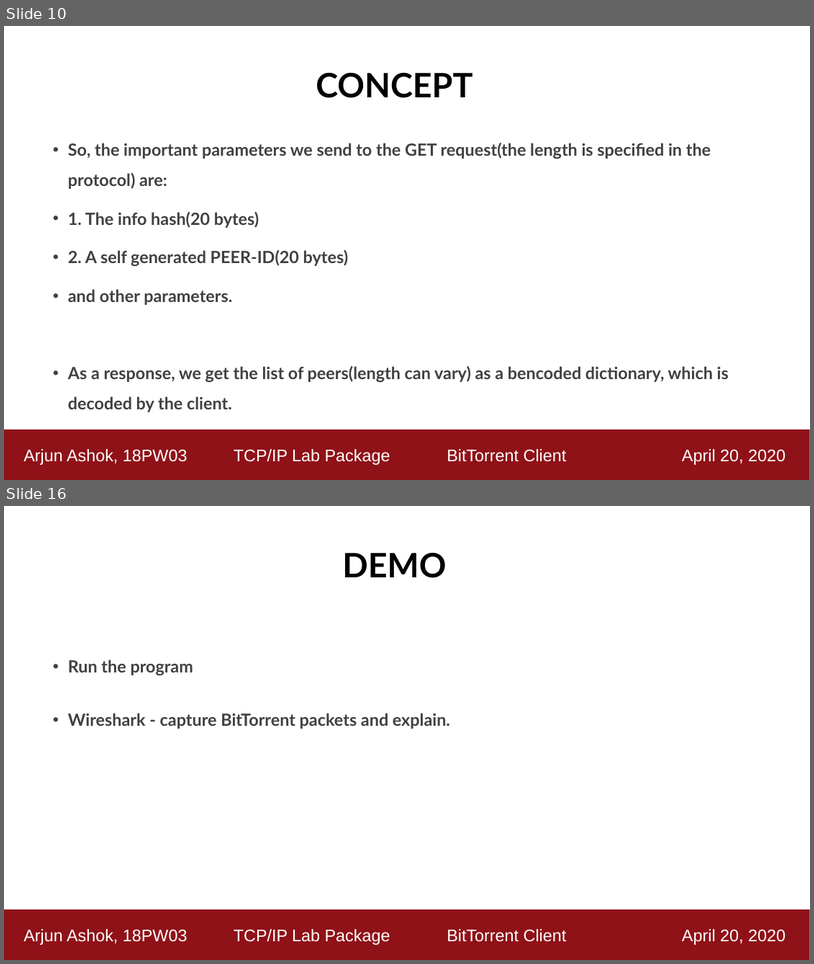
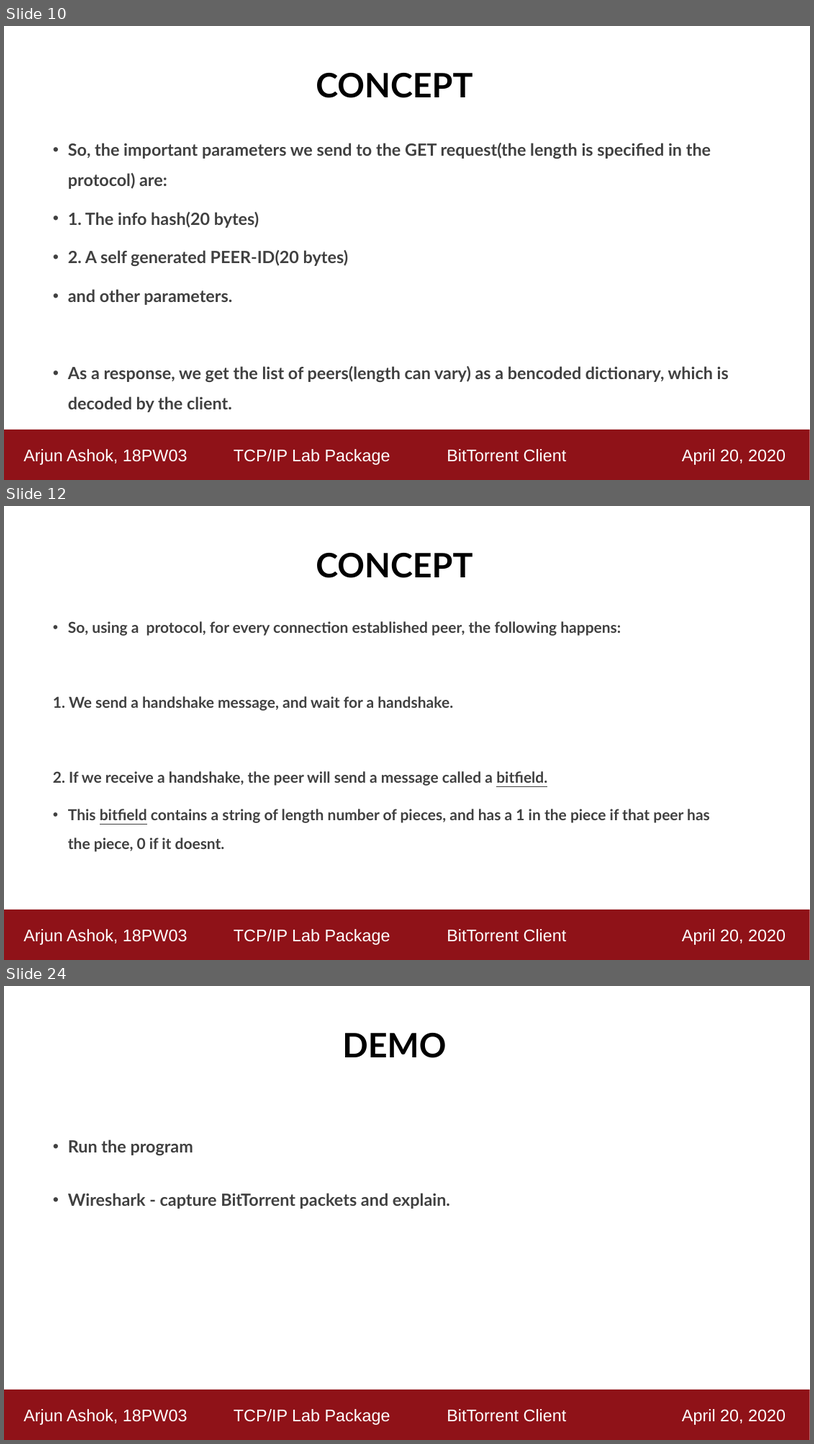
Before and after one commit to ashok-arjun/Torrenter, a slide deck: Demo_Presentation.pptx. Shown one above the other, each under a label of ours: slides 10 and 16 before the commit, slides 10, 12 and 24 after it; the slides between them are not shown. The pictures are 814x964 and 814x1444 pixels, drawn with LibreOffice and Linux fonts; fonts in the diff are those of the drawing. Boxes give left, top, right and bottom in pixels: in the first picture for what was removed or moved away, otherwise in the second. Text is boxed around its words. In the diff, an @@ line names an element or a change of style, - is before the commit and + after.

```diff
--- a/Demo_Presentation.pptx
+++ b/Demo_Presentation.pptx
@@ slide 12 added at <box>4,506,810,960</box>, background #FFFFFF @@
@@ title added at <box>316,553,473,578</box>, 40 pt, text #000000, bold @@
+CONCEPT
@@ text added at <box>53,621,710,852</box>, 18 pt, text #404040, bold @@
+• So, using a protocol, for every connection established peer, the following happens:
+1. We send a handshake message, and wait for a handshake.
+2. If we receive a handshake, the peer will send a message called a bitfield.
+• This bitfield contains a string of length number of pieces, and has a 1 in the piece if that peer has the piece, 0 if it doesnt.
@@ rectangle added at <box>4,909,810,960</box>, fill #8F1218, 20 pt, text #FFFFFF @@
+Arjun Ashok, 18PW03 TCP/IP Lab Package BitTorrent Client April 20, 2020
@@ what was slide 16 is now slide 24 @@
```
Also in this commit, not shown: 10 slides changed, 8 other slides added, 39 other files.
